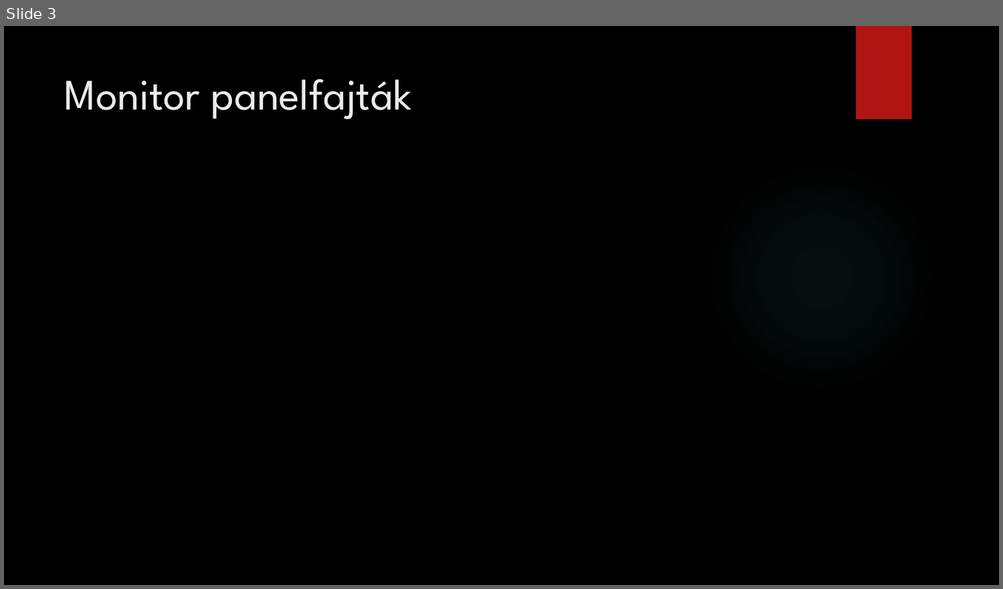
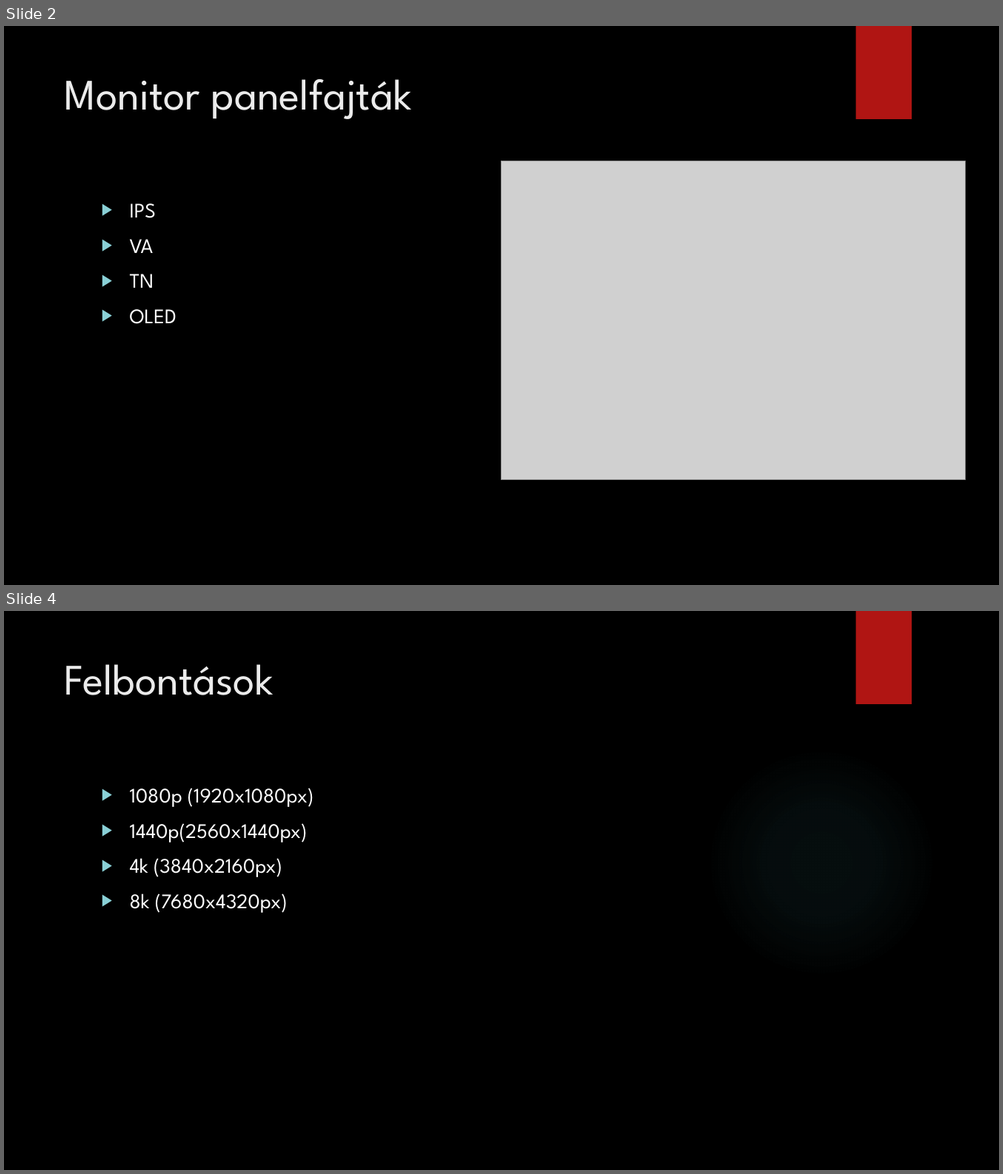
Before and after one commit to peterdaviid/pptkeszites2, a slide deck: Monitorok.pptx. Shown one above the other, each under a label of ours: slide 3 before the commit, slides 2 and 4 after it; the slides between them are not shown. The pictures are 1003x589 and 1003x1174 pixels, drawn with LibreOffice and Linux fonts; fonts in the diff are those of the drawing; grey boxes stand for pictures; background and template pictures are left out. Boxes give left, top, right and bottom in pixels: in the first picture for what was removed or moved away, otherwise in the second. Text is boxed around its words. In the diff, an @@ line names an element or a change of style, - is before the commit and + after.

```diff
--- a/Monitorok.pptx
+++ b/Monitorok.pptx
@@ slide 4 added at (x1=4, y1=611, x2=999, y2=1170), background picture (left out); not listed: 1 template element that a slide beside it also shows @@
@@ title added at (x1=64, y1=664, x2=273, y2=695), 42 pt, text #EBEBEB @@
+Felbontások
@@ ellipse added at (x1=706, y1=748, x2=936, y2=977), fill gradient #50B9C1 @@
@@ text added at (x1=130, y1=788, x2=314, y2=913), 20 pt, text #FFFFFF @@
+▶ 1080p (1920x1080px)
+▶ 1440p(2560x1440px)
+▶ 4k (3840x2160px)
+▶ 8k (7680x4320px)
@@ what was slide 3 is now slide 2 @@
@@ slide 2 changed as well @@
@@ picture added at (x1=501, y1=161, x2=965, y2=480) @@
@@ ellipse removed at (x1=706, y1=163, x2=936, y2=392) @@
@@ text added at (x1=130, y1=204, x2=176, y2=324), 20 pt, text #FFFFFF @@
+▶ IPS
+▶ VA
+▶ TN
+▶ OLED
```
Also in this commit, not shown: 2 other slides changed, 4 other slides added, 4 slides removed.
